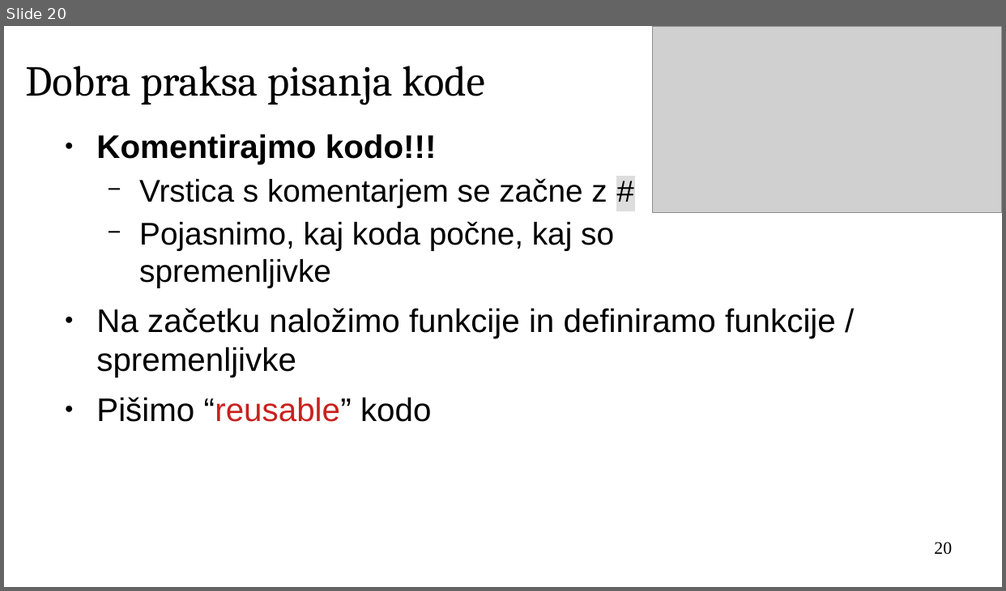
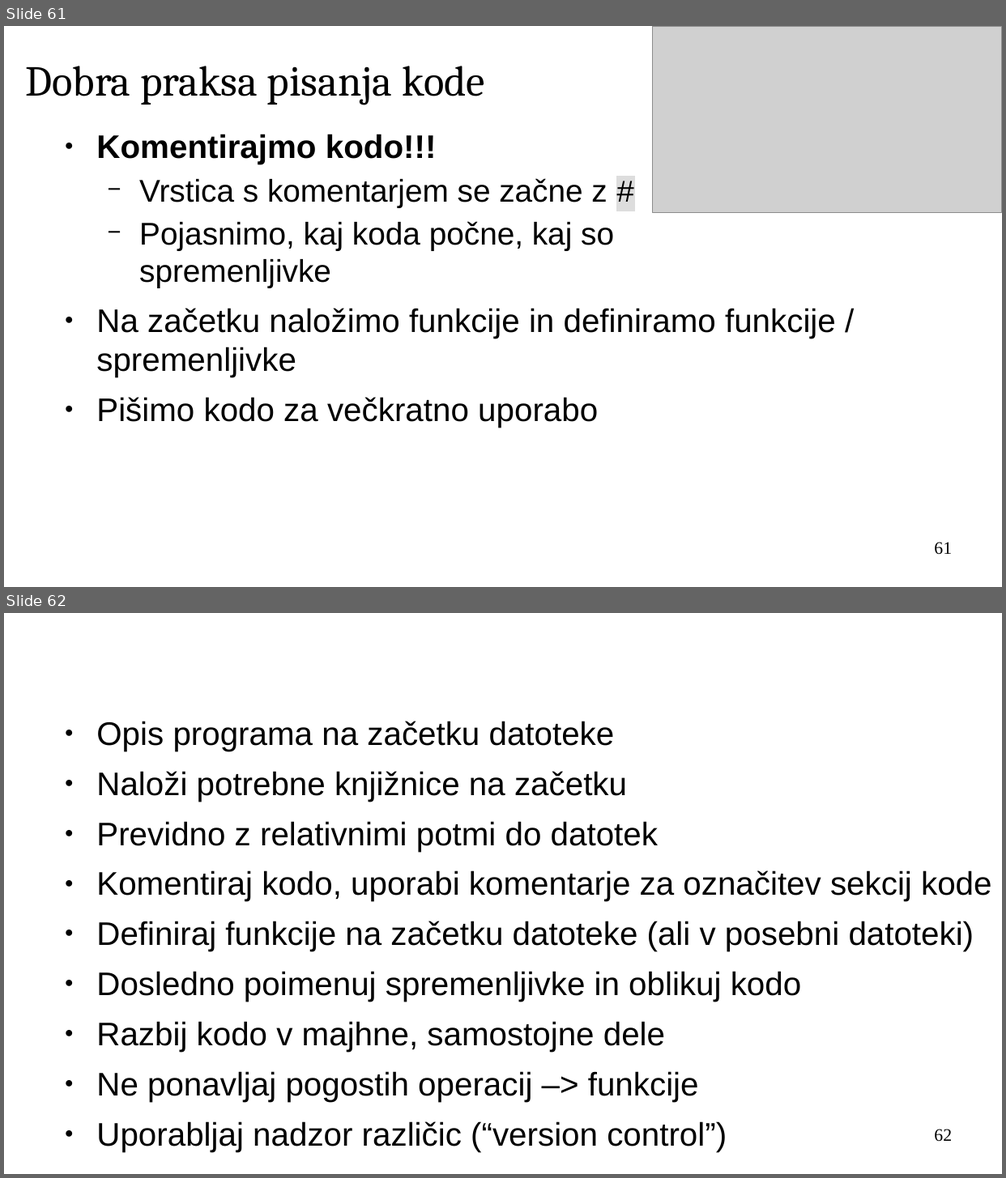
Before and after one commit to janaobsteter/R_tecaj, a slide deck: IT_Rtecaj.odp. Shown one above the other, each under a label of ours: slide 20 before the commit, slides 61 and 62 after it. The pictures are 1006x591 and 1006x1178 pixels, drawn with LibreOffice and Linux fonts; fonts in the diff are those of the drawing; grey boxes stand for pictures; background and template pictures are left out. Boxes give left, top, right and bottom in pixels: in the first picture for what was removed or moved away, otherwise in the second. Text is boxed around its words. In the diff, an @@ line names an element or a change of style, - is before the commit and + after.

```diff
--- a/IT_Rtecaj.odp
+++ b/IT_Rtecaj.odp
@@ slide 62 added at <box>4,613,1002,1174</box>, background #FFFFFF @@
@@ text added at <box>96,721,991,1102</box>, 26 pt, text #000000 @@
+● Opis programa na začetku datoteke
+● Naloži potrebne knjižnice na začetku
+● Previdno z relativnimi potmi do datotek
+● Komentiraj kodo, uporabi komentarje za označitev sekcij kode
+● Definiraj funkcije na začetku datoteke (ali v posebni datoteki)
+● Dosledno poimenuj spremenljivke in oblikuj kodo
+● Razbij kodo v majhne, samostojne dele
+● Ne ponavljaj pogostih operacij –> funkcije
+● Uporabljaj nadzor različic (“version control”)
@@ page number added at <box>934,1129,952,1142</box>, 14 pt, text #000000 @@
+62
@@ what was slide 20 is now slide 61 @@
@@ slide 61 changed as well @@
@@ text at <box>96,397,598,428</box>: text changed @@
-● Pišimo “reusable” kodo
+● Pišimo kodo za večkratno uporabo
@@ page number at <box>934,542,952,555</box>: text changed @@
-20
+61
```
Also in this commit, not shown: 10 other slides changed, 16 other slides added, 1 other file.
